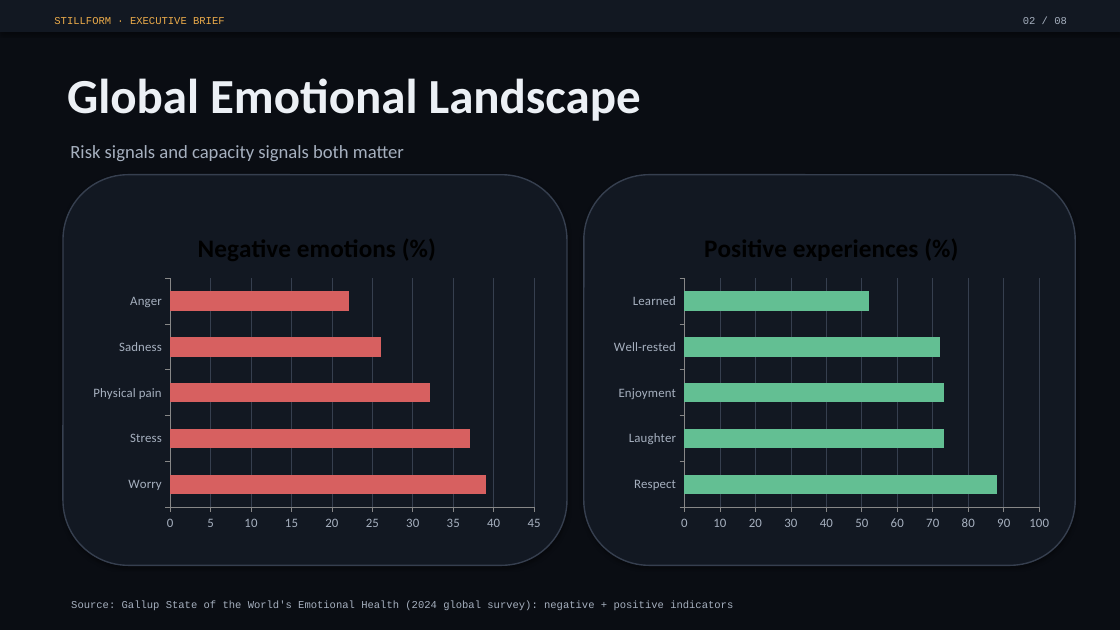
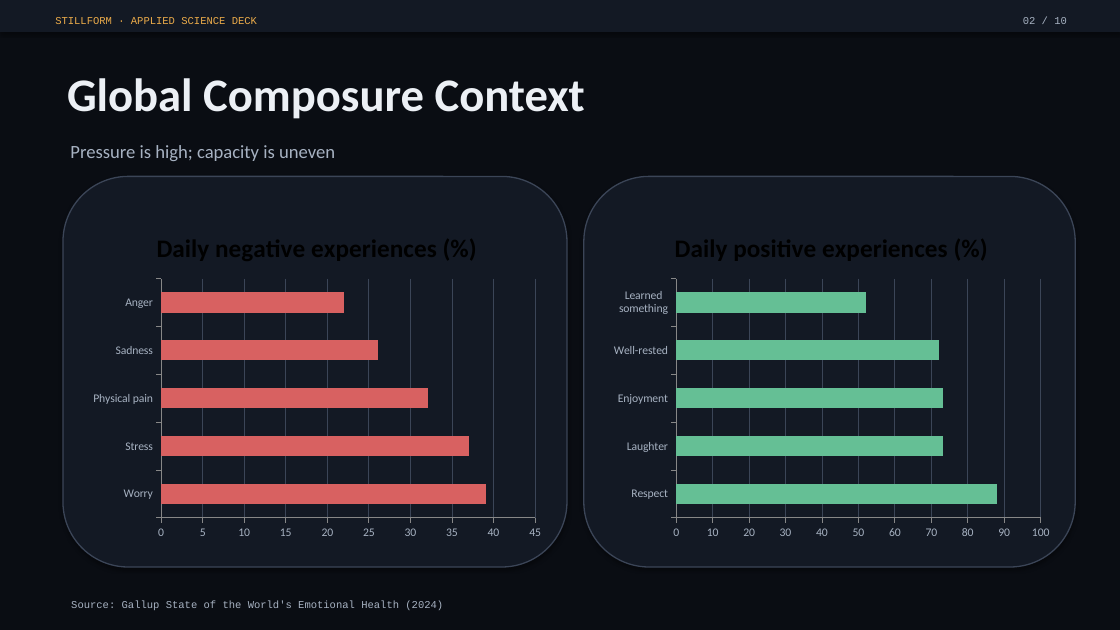
Before and after one commit to EmberEnterprises/Stillform, a slide deck: slide 2 of public/Stillform_Executive_Deck.pptx. Drawn at 1120x630 pixels with LibreOffice and Linux fonts; fonts in the diff are those of the drawing. Boxes give left, top, right and bottom in pixels: in the first picture for what was removed or moved away, otherwise in the second. Text is boxed around its words. In the diff, an @@ line names an element or a change of style, - is before the commit and + after.

```diff
--- a/public/Stillform_Executive_Deck.pptx
+++ b/public/Stillform_Executive_Deck.pptx
@@ rectangle at [0, 0, 1120, 32]: fill #121822 to #131924 @@
@@ text at [55, 17, 257, 24]: text changed @@
-STILLFORM · EXECUTIVE BRIEF
+STILLFORM · APPLIED SCIENCE DECK
@@ text at [1023, 17, 1067, 24]: text changed; text colour #A6B0BF to #A7B2C2 @@
-02 / 08
+02 / 10
@@ text at [67, 78, 585, 119]: text changed; size 42 to 40 pt @@
-Global Emotional Landscape
+Global Composure Context
@@ text at [70, 145, 335, 161]: text changed; text colour #A6B0BF to #A7B2C2 @@
-Risk signals and capacity signals both matter
+Pressure is high; capacity is uneven
@@ rounded rectangle at [63, 176, 567, 567]: fill #121822 to #131924; outline #363F4F 1.2 pt to #3B4557 1.1 pt @@
@@ rounded rectangle at [584, 176, 1075, 567]: fill #121822 to #131924; outline #363F4F 1.2 pt to #3B4557 1.1 pt @@
@@ bar chart at [84, 214, 550, 546] @@
@@ title "Negative emotions (%)" to "Daily negative experiences (%)" @@
-Negative emotions (%): 39, 37, 32, 26, 22
+Daily negative experiences (%): 39, 37, 32, 26, 22
@@ colour of Daily negative experiences (%) #D76060 to #D86161 @@
@@ category axis changed @@
@@ value axis changed @@
@@ bar chart: place and size @@
-bar chart at [84, 214, 550, 538]
+bar chart at [84, 214, 550, 546]
@@ bar chart at [605, 214, 1059, 546] @@
@@ title "Positive experiences (%)" to "Daily positive experiences (%)" @@
-categories: Respect, Laughter, Enjoyment, Well-rested, Learned
+categories: Respect, Laughter, Enjoyment, Well-rested, Learned something
-Positive experiences (%): 88, 73, 73, 72, 52
+Daily positive experiences (%): 88, 73, 73, 72, 52
@@ colour of Daily positive experiences (%) #63BF93 to #65BF95 @@
@@ category axis changed @@
@@ value axis changed @@
@@ bar chart: place and size @@
-bar chart at [605, 214, 1059, 538]
+bar chart at [605, 214, 1059, 546]
@@ text at [71, 601, 443, 610]: text changed; text colour #A6B0BF to #A7B2C2 @@
-Source: Gallup State of the World's Emotional Health (2024 global survey): negative + positive indicators
+Source: Gallup State of the World's Emotional Health (2024)
```
Also in this commit, not shown: 9 slides added, 7 slides removed, 2 other files.
